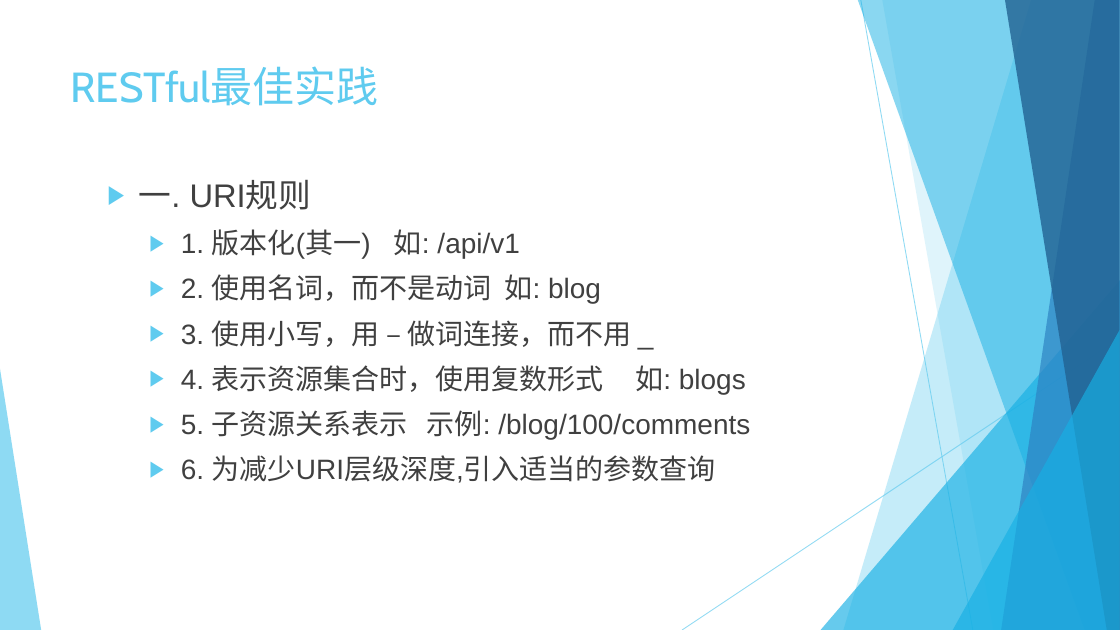
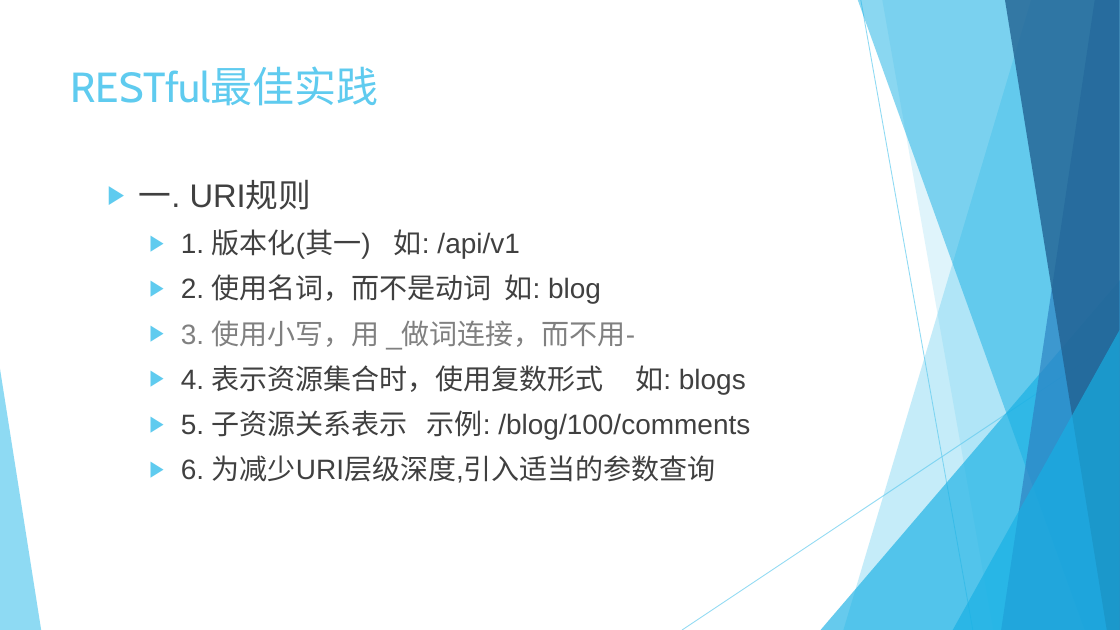
Before and after one commit to Crab2died/micro-boot, a slide deck: slide 8 of rest-api/RESTful.pptx. Drawn at 1120x630 pixels with LibreOffice and Linux fonts; fonts in the diff are those of the drawing. Boxes give left, top, right and bottom in pixels: in the first picture for what was removed or moved away, otherwise in the second. Text is boxed around its words. In the diff, an @@ line names an element or a change of style, - is before the commit and + after.

```diff
--- a/rest-api/RESTful.pptx
+++ b/rest-api/RESTful.pptx
@@ text at bbox=[181, 320, 635, 349]: text changed; text colour #404040 to #808080 @@
-      ▶ 3. 使用小写，用 – 做词连接，而不用 _
+      ▶ 3. 使用小写，用 _做词连接，而不用-
```
Also in this commit, not shown: 1 other slide changed.
